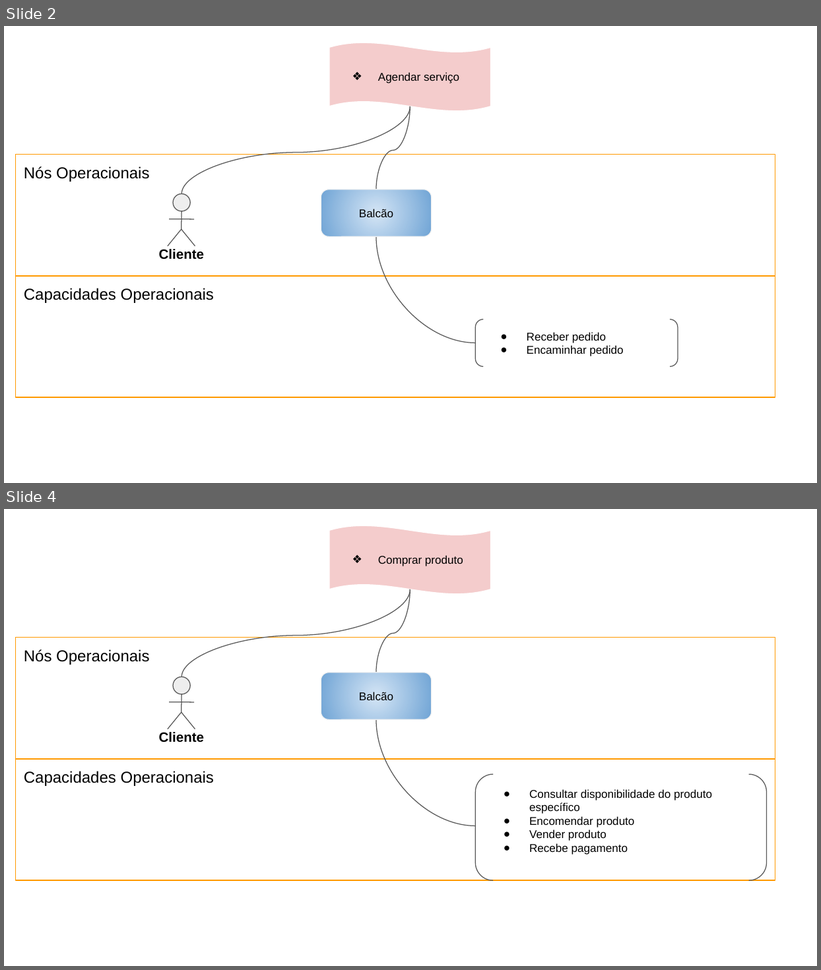
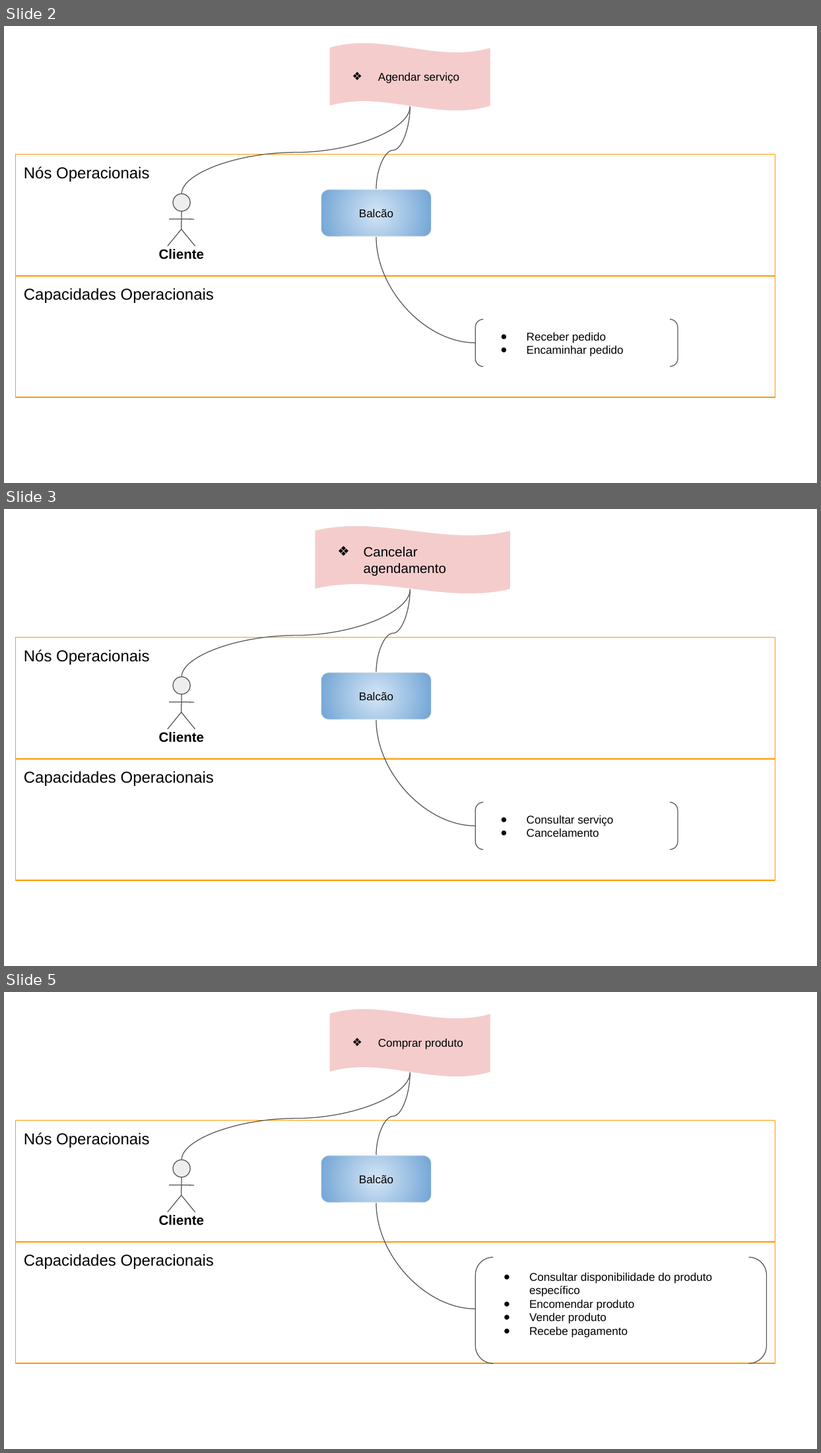
Before and after one commit to caevs/Tcc, a slide deck: 15. Arquitetura de Negócio para cada Cenário.pptx. Shown one above the other, each under a label of ours: slides 2 and 4 before the commit, slides 2, 3 and 5 after it; the slides between them are not shown. The pictures are 821x970 and 821x1453 pixels, drawn with LibreOffice and Linux fonts; fonts in the diff are those of the drawing. Boxes give left, top, right and bottom in pixels: in the first picture for what was removed or moved away, otherwise in the second. Text is boxed around its words. In the diff, an @@ line names an element or a change of style, - is before the commit and + after.

```diff
--- a/15. Arquitetura de Negócio para cada Cenário.pptx
+++ b/15. Arquitetura de Negócio para cada Cenário.pptx
@@ slide 3 added at box(4, 509, 817, 966), background #FFFFFF @@
@@ wave added at box(315, 525, 511, 593), fill #F4CCCC, outline #FFFFFF 0.75 pt, 12 pt, text #000000 @@
+❖ Cancelar agendamento
@@ curved line added from (182, 677) to (410, 590), #595959 0.75 pt @@
@@ curved line added from (376, 673) to (410, 590), #595959 0.75 pt @@
@@ rectangle added at box(15, 638, 775, 759), outline #FF9900 0.75 pt, 14 pt, text #000000 @@
+Nós Operacionais
@@ rounded rectangle added at box(321, 673, 432, 720), fill gradient #D4E5F5 to #70A4D5, outline #F3F3F3 0.75 pt, 10 pt, text #000000 @@
+Balcão
@@ curved line added from (376, 720) to (476, 826), #595959 0.75 pt @@
@@ group added at box(159, 677, 204, 743): 4 lines, 1 ellipse, 1 text @@
+Cliente
@@ rectangle added at box(15, 759, 775, 881), outline #FF9900 0.75 pt, 14 pt, text #000000 @@
+Capacidades Operacionais
@@ bracket pair added at box(476, 803, 678, 850), outline #595959 0.75 pt, 10 pt, text #000000 @@
+● Consultar serviço
+● Cancelamento
@@ what was slide 4 is now slide 5 @@
```
Also in this commit, not shown: 2 slides changed.
